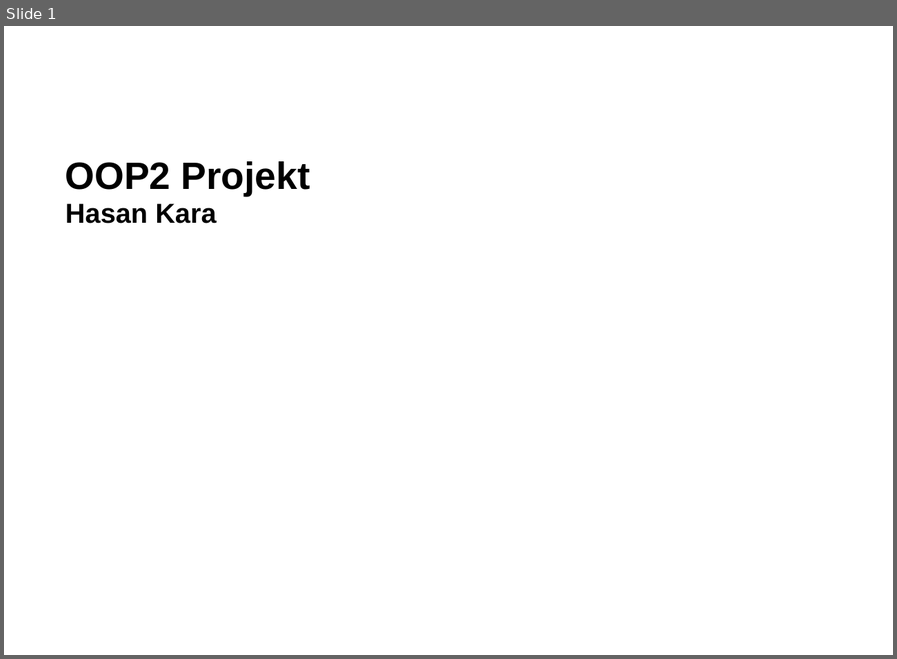
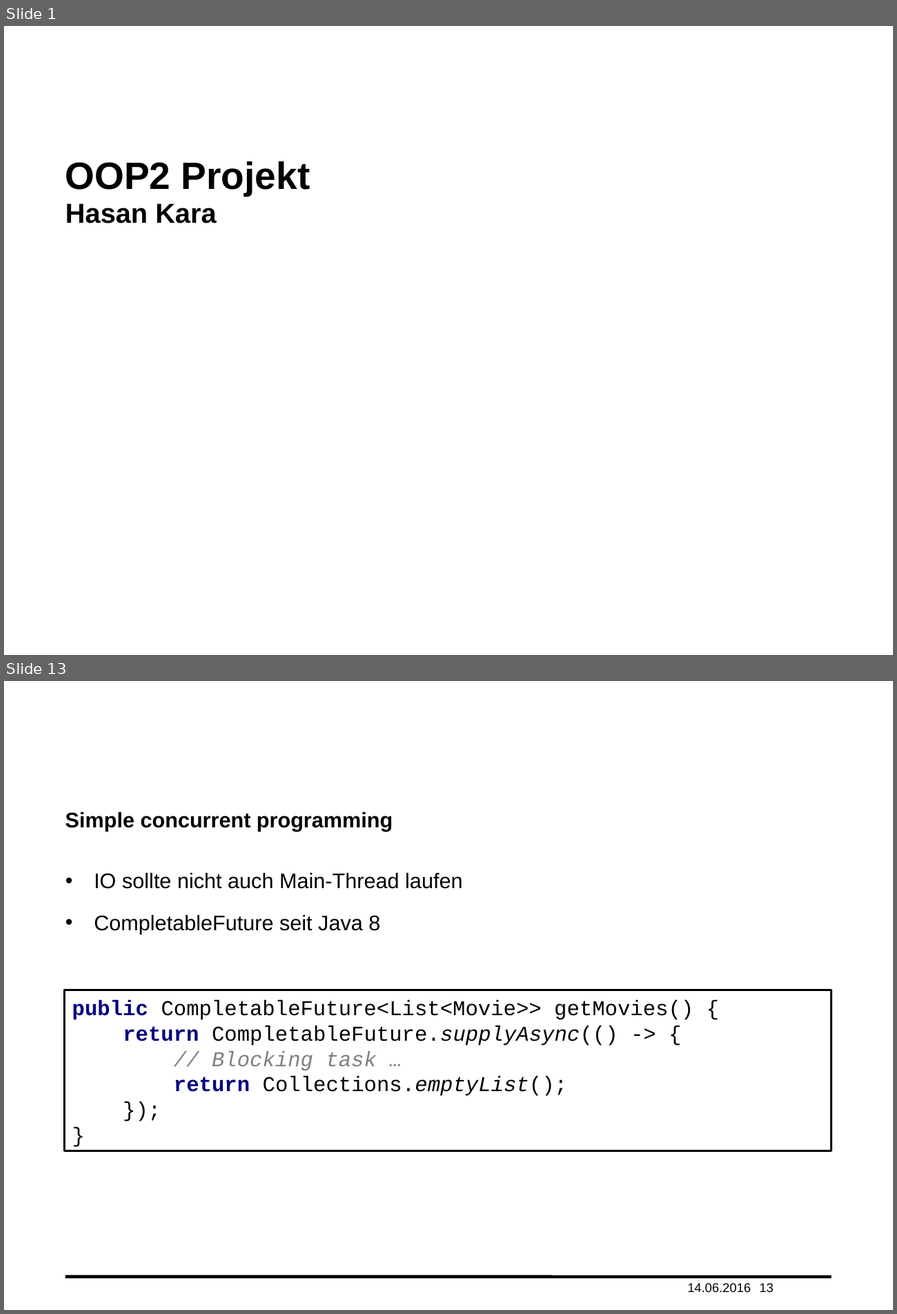
Before and after one commit to haisi/oop2Project, a slide deck: presentation.pptx. Shown one above the other, each under a label of ours: slide 1 before the commit, slides 1 and 13 after it; the slides between them are not shown. The pictures are 897x659 and 897x1314 pixels, drawn with LibreOffice and Linux fonts; fonts in the diff are those of the drawing; background and template pictures are left out. Boxes give left, top, right and bottom in pixels: in the first picture for what was removed or moved away, otherwise in the second. Text is boxed around its words. In the diff, an @@ line names an element or a change of style, - is before the commit and + after.

Commit message:
Add concurrent programming slides to presentation

```diff
--- a/presentation.pptx
+++ b/presentation.pptx
@@ slide 13 added at [4,681,893,1310], background #FFFFFF @@
@@ title added at [65,811,392,831], 20 pt, text #000000, bold @@
+Simple concurrent programming
@@ text added at [94,872,462,934], 20 pt, text #000000 @@
+• IO sollte nicht auch Main-Thread laufen
+• CompletableFuture seit Java 8
@@ rectangle added at [65,989,832,1151], fill #FFFFFF, outline #000000 2 pt, 20 pt, text #000000 @@
+public CompletableFuture<List<Movie>> getMovies() {
+return CompletableFuture.supplyAsync(() -> {
+// Blocking task …
+return Collections.emptyList();
+});
+}
@@ line added from (65, 1276) to (831, 1276), #000000 3 pt @@
@@ text added at [687,1283,751,1292], 12 pt, text #000000 @@
+14.06.2016
@@ page number added at [759,1283,773,1292], 12 pt, text #000000 @@
+13
```
Also in this commit, not shown: 12 slides changed, 1 other slide added.
